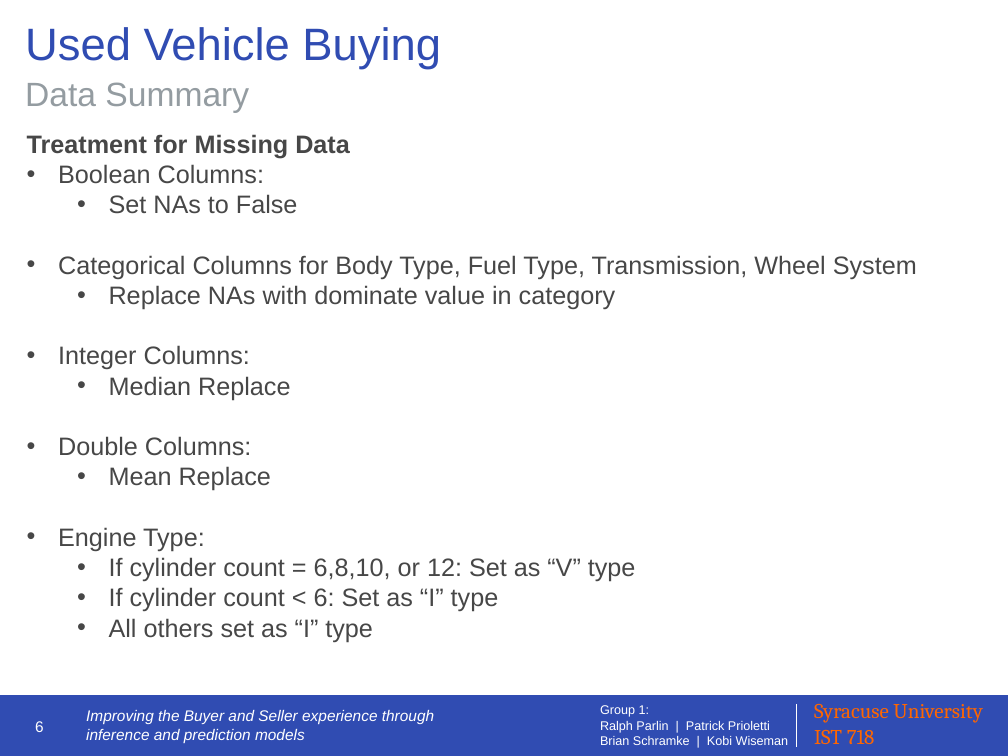
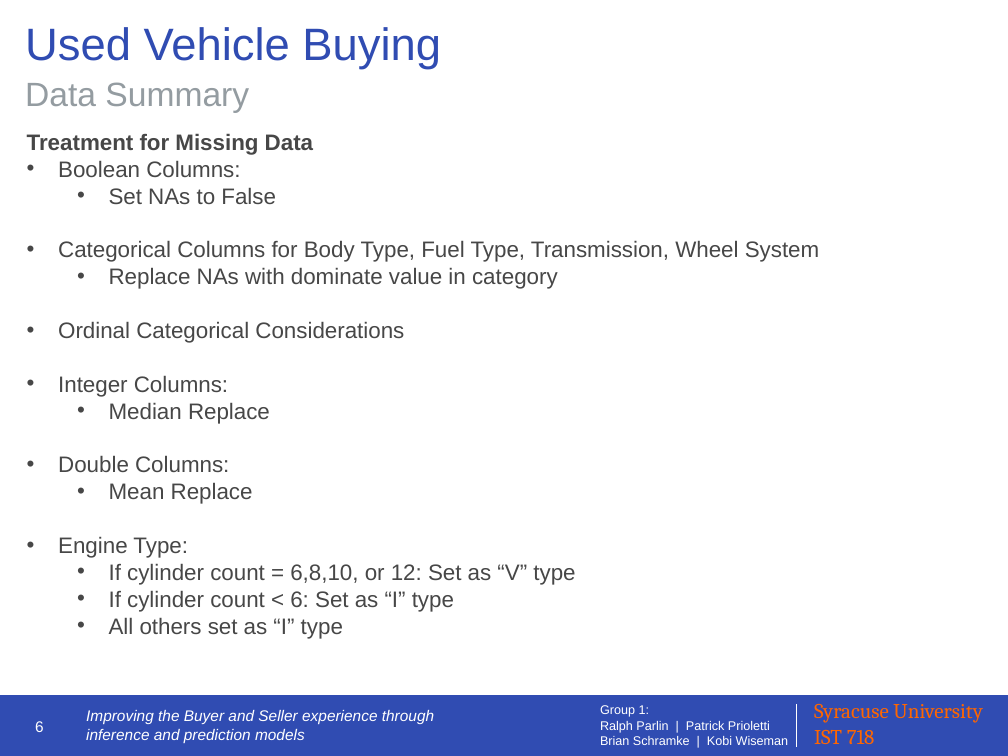
Before and after one commit to IST-718-Fall-2020/project_presentation-group1, a slide deck: slide 6 of group1_presentation_slides.pptx. Drawn at 1008x756 pixels with LibreOffice and Linux fonts; fonts in the diff are those of the drawing. Boxes give left, top, right and bottom in pixels: in the first picture for what was removed or moved away, otherwise in the second. Text is boxed around its words. In the diff, an @@ line names an element or a change of style, - is before the commit and + after.

```diff
--- a/group1_presentation_slides.pptx
+++ b/group1_presentation_slides.pptx
@@ text at (x1=27, y1=133, x2=819, y2=639): size 18 to 16 pt @@
@@ text at (x1=58, y1=321, x2=404, y2=343): paragraph added @@
+• Ordinal Categorical Considerations
```
Also in this commit, not shown: 13 other slides changed, 1 slide added, 4 slides removed.
